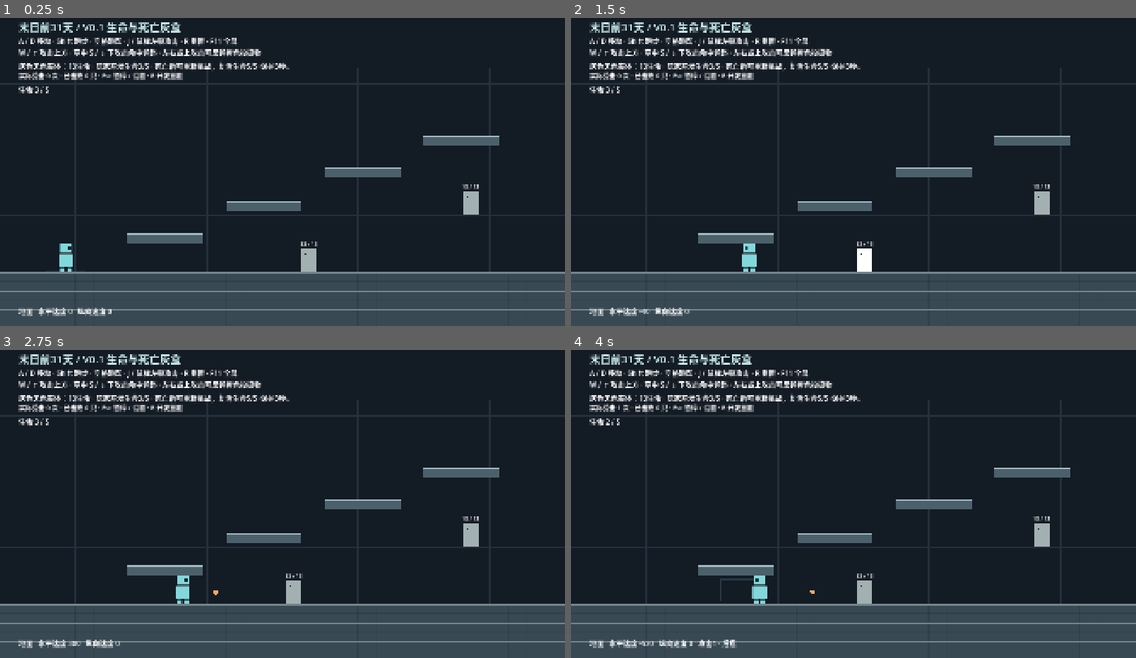
Above: before the commit, frames 1-4 (two rows, left to right).
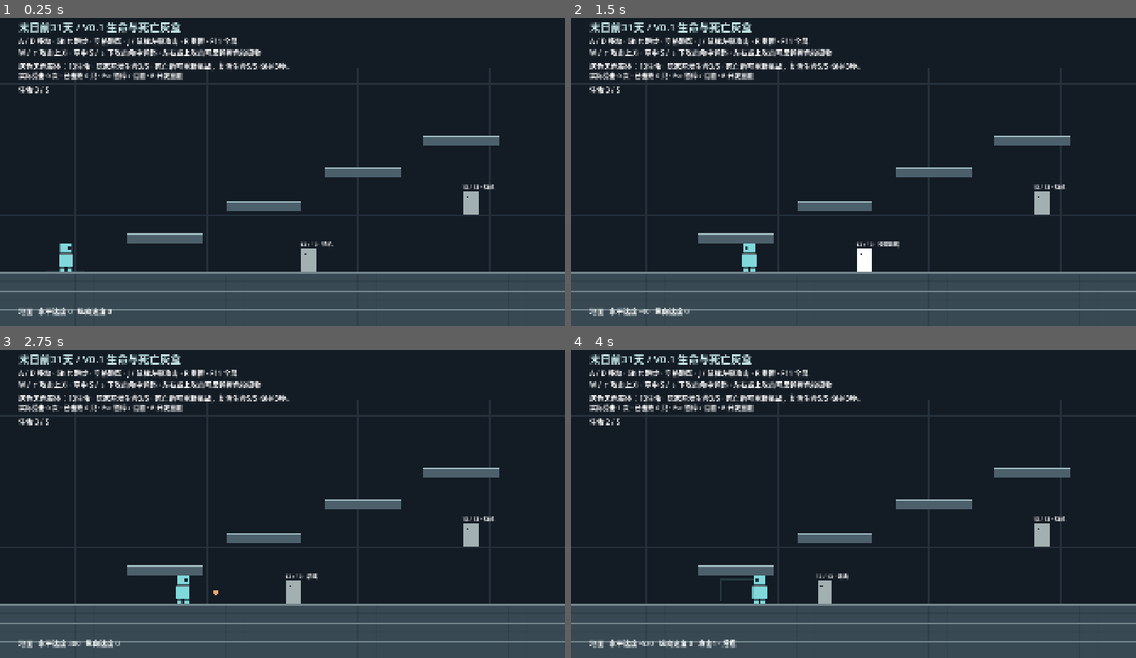
Above: after the commit, the same moments.

Repository: aiother/31DAYS-A
Game: Godot game, scene res://debug/enemy_lab.tscn
Same seed, same stepped clock (60 frames per second), same inputs: the game is played once before the commit and once after it.
Inputs:
- Up to frame 1 (0.25 s): no input
- Up to frame 2 (1.5 s): tap Enter at 0.5 s; hold D (move_right) 0.53-1.28 s; hold Shift (run) 0.53-1.28 s; tap J (attack) at 0.6 s; tap Space (jump) at 0.77 s; hold A (move_left) from 1.28 s (still down); tap Shift (run) at 1.35 s
- Up to frame 3 (2.75 s): tap Space (jump) at 1.52 s; tap J (attack) at 1.55 s; release A (move_left) at 2.03 s; hold D (move_right) from 2.03 s (still down); hold S (aim_down) from 2.03 s (still down); tap Shift (run) at 2.3 s
- Up to frame 4 (4 s): release S (aim_down) at 2.78 s; tap W (aim_up) at 2.85 s; tap Space (jump) at 3.02, 3.77 s; tap J (attack) at 3.05, 3.6 s; release D (move_right) at 3.53 s; hold A (move_left) from 3.53 s (still down); hold Shift (run) from 3.53 s (still down)

The runs differ from the first frame. In frame 1, less than 0.1% of the frame differs, in the area x 53-88%, y 54-75%; in frame 2, 0.1%; in frame 3, 0.1%; in frame 4, 0.5%, in the area x 42-88%, y 54-83%.

Commit message:
fix: make hybrid colorless enemies close in for melee between throws

Diff:
--- a/game/enemies/colorless_config.gd
+++ b/game/enemies/colorless_config.gd
@@ -14,3 +14,4 @@
 @export var recovery: float = 0.75
 @export var hit_stun: float = 0.30
 @export var projectile_speed: float = 300.0
+@export var ranged_cooldown: float = 4.0 # Hybrid enemies; ranged-only keeps its existing cadence.
--- a/game/enemies/colorless_entity.gd
+++ b/game/enemies/colorless_entity.gd
@@ -23,6 +23,7 @@
 var _attack_id: int = 0
 var _hit_targets: Dictionary[int, bool] = {}
 var _flash: float = 0.0
+var _ranged_cooldown_remaining: float = 0.0
 
 func _ready() -> void:
 	assert(config != null)
@@ -46,6 +47,7 @@
 		return
 	_flash = maxf(0.0, _flash - delta * 4.0)
 	_remaining = maxf(0.0, _remaining - delta)
+	_ranged_cooldown_remaining = maxf(0.0, _ranged_cooldown_remaining - delta)
 	if not flying:
 		velocity.y = minf(1500.0, velocity.y + config.gravity * delta)
 	if is_instance_valid(target) and target is PlayerController and not (target as PlayerController).life.is_alive():
@@ -54,6 +56,7 @@
 		_stop_horizontal()
 		move_and_slide()
 		visual.queue_redraw()
+		_update_status_label()
 		return
 	match state:
 		State.STUN:
@@ -85,6 +88,11 @@
 	if state == State.ACTIVE and not _ranged:
 		_melee_hits()
 	visual.queue_redraw()
+	_update_status_label()
+
+func _update_status_label() -> void:
+	var status: String = ["待机", "追击", "投掷前摇" if _ranged else "近战前摇", "投掷出手" if _ranged else "近战判定", "后摇", "受击硬直", "已击败"][state]
+	health_label.text = "%d / %d · %s" % [health, config.max_health, status]
 
 func _stop_horizontal() -> void:
 	velocity.x = 0.0
@@ -109,12 +117,10 @@
 		facing = signf(offset.x)
 	var close: bool = absf(offset.x) <= config.melee_range and absf(offset.y) <= 65.0
 	var in_range: bool = offset.length() <= config.ranged_range and (flying or absf(offset.y) <= 65.0)
-	if visible and (close or in_range):
-		var melee_window: bool = true
-		if close and not ranged_only and target is PlayerController:
-			var player: PlayerController = target as PlayerController
-			melee_window = player.combat.phase != PlayerCombat.Phase.WINDUP and player.combat.phase != PlayerCombat.Phase.ACTIVE
-		if melee_window and (not is_instance_valid(coordinator) or coordinator.try_acquire(self)):
+	var wants_melee: bool = close and not ranged_only
+	var wants_ranged: bool = in_range and _ranged_cooldown_remaining <= 0.0 and (ranged_only or not close)
+	if visible and (wants_melee or wants_ranged):
+		if not is_instance_valid(coordinator) or coordinator.try_acquire(self):
 			_ranged = ranged_only or not close
 			_attack_direction = offset.normalized() if _ranged else Vector2(facing, 0)
 			if _attack_direction.is_zero_approx():
@@ -125,6 +131,11 @@
 			_hit_targets.clear()
 			hitbox.position.x = facing * 48.0
 			attack_started.emit(_ranged)
+			_stop_horizontal()
+			return
+	# Hybrid ground enemies close the distance between throws, even if another
+	# attacker owns the slot. Ranged-only instances hold their firing position.
+	if (visible and close and not ranged_only) or (visible and in_range and ranged_only):
 		_stop_horizontal()
 		return
 	if flying:
@@ -152,6 +163,7 @@
 		receiver.receive_attack(config.damage, _attack_direction * 100.0, self, _attack_id)
 
 func _spawn_projectile() -> void:
+	_ranged_cooldown_remaining = 0.0 if ranged_only else config.ranged_cooldown
 	var packed: PackedScene = load("res://enemies/colorless_projectile.tscn") as PackedScene
 	var projectile: ColorlessProjectile = packed.instantiate() as ColorlessProjectile
 	projectile.source = self
--- /dev/null
+++ b/game/tests/test_enemy_melee_approach.gd
@@ -0,0 +1,75 @@
+extends SceneTree
+var _world: Node2D
+var _player: PlayerController
+var _actor: ColorlessEntity
+var _checks: int = 0
+var _failures: int = 0
+var _melee: int = 0
+var _ranged: int = 0
+
+func _initialize() -> void:
+	_run.call_deferred()
+
+func _check(ok: bool, message: String) -> void:
+	_checks += 1
+	if ok:
+		print("PASS: " + message)
+	else:
+		_failures += 1
+		push_error("FAIL: " + message)
+
+func _ticks(count: int) -> void:
+	for i: int in range(count):
+		await physics_frame
+		await process_frame
+
+func _on_attack(ranged: bool) -> void:
+	if ranged:
+		_ranged += 1
+	else:
+		_melee += 1
+
+func _spawn(position: Vector2) -> ColorlessEntity:
+	var packed: PackedScene = load("res://enemies/colorless_entity.tscn") as PackedScene
+	var actor: ColorlessEntity = packed.instantiate() as ColorlessEntity
+	actor.target = _player
+	actor.position = position
+	_world.add_child(actor)
+	actor.attack_started.connect(_on_attack)
+	return actor
+
+func _run() -> void:
+	var packed: PackedScene = load("res://debug/movement_lab.tscn") as PackedScene
+	_world = packed.instantiate() as Node2D
+	root.add_child(_world)
+	_player = _world.get_node("Player") as PlayerController
+	await _ticks(10)
+	# Use production defaults, not the shortened ranges/timings of unit fixtures.
+	_player.life.protection_remaining = 30.0
+	_actor = _spawn(Vector2(624, 880))
+	await _ticks(360)
+	_check(_ranged >= 1, "ground enemy can still start a ranged attack")
+	_check(_melee >= 1, "production AI approaches from 400px and initiates melee within six seconds")
+	_check(absf(_actor.position.x - _player.position.x) <= _actor.config.melee_range + 2.0, "enemy reaches actual melee range instead of camping at ranged distance")
+	_actor.queue_free()
+	await _ticks(2)
+	_actor = _spawn(Vector2(292, 880))
+	Input.action_press("attack")
+	await _ticks(1)
+	Input.action_release("attack")
+	_check(_actor.state == ColorlessEntity.State.WINDUP and not _actor._ranged, "close enemy starts melee even during player attack windup")
+	await _ticks(8)
+	_check(_actor.state == ColorlessEntity.State.STUN and _actor.health == 8, "player hit can still interrupt committed melee")
+	_actor.queue_free()
+	await _ticks(30)
+	_actor = _spawn(Vector2(340, 880))
+	_actor.ranged_only = true
+	var old_melee: int = _melee
+	var old_ranged: int = _ranged
+	await _ticks(120)
+	_check(_melee == old_melee and _ranged > old_ranged, "ranged-only configuration remains ranged-only")
+	_check(absf(_actor.position.x - 340.0) < 1.0, "ranged-only enemy holds firing position during cooldown")
+	_world.queue_free()
+	await process_frame
+	print("ENEMY_MELEE_TESTS checks=%d failures=%d" % [_checks, _failures])
+	quit(1 if _failures else 0)
Not shown, added: game/tests/test_enemy_melee_approach.gd.uid
Not shown, changed: game/docs/colorless_implementation.md
